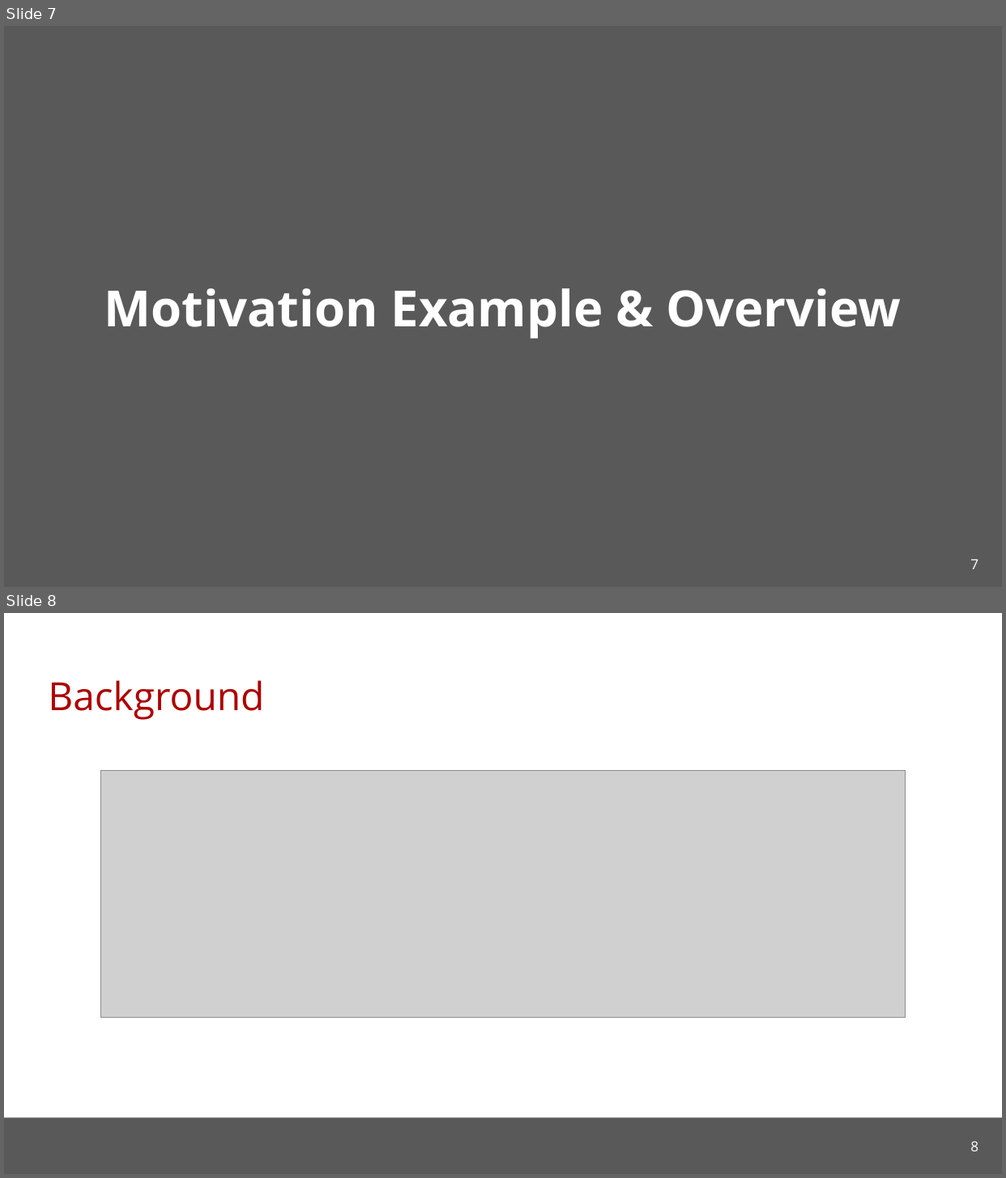
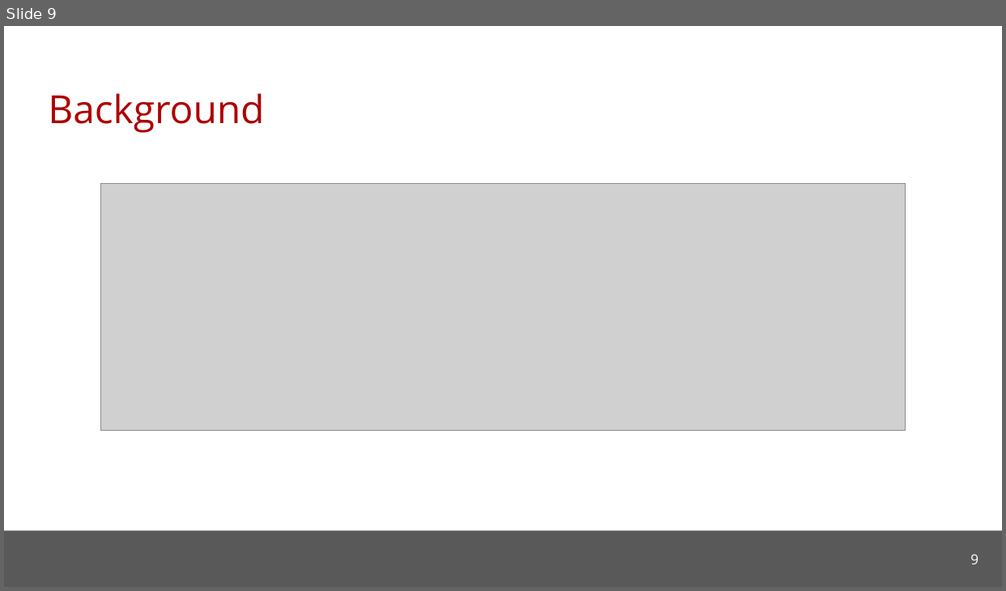
Before and after one commit to cmu-soda/Robustness, a slide deck: Robustness.pptx. Shown one above the other, each under a label of ours: slides 7 and 8 before the commit, slide 9 after it. The pictures are 1006x1178 and 1006x591 pixels, drawn with LibreOffice and Linux fonts; fonts in the diff are those of the drawing; grey boxes stand for pictures; background and template pictures are left out. Boxes give left, top, right and bottom in pixels: in the first picture for what was removed or moved away, otherwise in the second. Text is boxed around its words. In the diff, an @@ line names an element or a change of style, - is before the commit and + after.

```diff
--- a/Robustness.pptx
+++ b/Robustness.pptx
@@ slide 7 removed at (4,26,1002,587), background #595959 @@
@@ title removed at (104,288,901,339) @@
-Motivation Example & Overview
@@ page number removed at (970,560,978,570) @@
-7
@@ what was slide 8 is now slide 9 @@
@@ page number at (970,554,978,565): text changed @@
-8
+9
```
Also in this commit, not shown: 4 slides changed, 4 slides added, 2 other slides removed, 1 other file.
